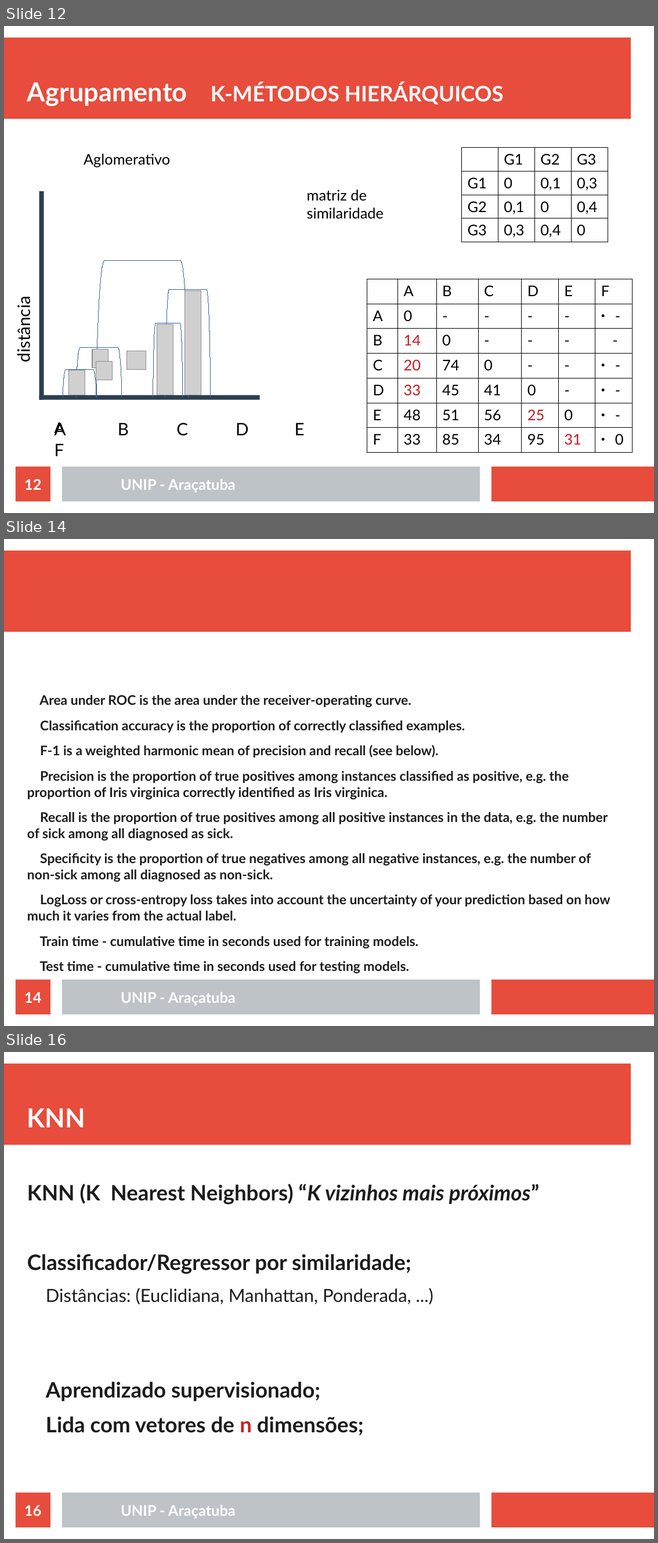
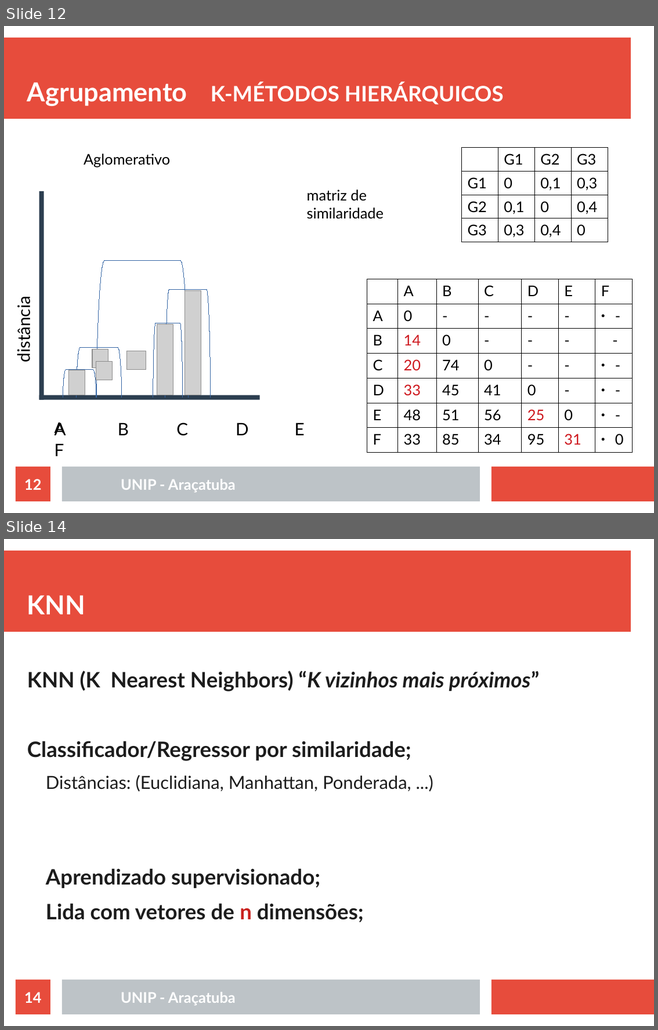
Before and after one commit to rafaelstojoao/pos-unip, a slide deck: [2020][modulo][Machine_Learning]/[aula]03[outrosAlgoritmos].odp. Shown one above the other, each under a label of ours: slides 12, 14 and 16 before the commit, slides 12 and 14 after it; the slides between them are not shown. The pictures are 658x1543 and 658x1030 pixels, drawn with LibreOffice and Linux fonts; fonts in the diff are those of the drawing; grey boxes stand for pictures. Boxes give left, top, right and bottom in pixels: in the first picture for what was removed or moved away, otherwise in the second. Text is boxed around its words. In the diff, an @@ line names an element or a change of style, - is before the commit and + after.

```diff
--- a/[2020][modulo][Machine_Learning]/[aula]03[outrosAlgoritmos].odp
+++ b/[2020][modulo][Machine_Learning]/[aula]03[outrosAlgoritmos].odp
@@ slide 14 removed at bbox=[4, 539, 654, 1026], background #FFFFFF; not listed: 3 template elements that a slide beside it also shows @@
@@ text removed at bbox=[27, 695, 610, 973] @@
-Area under ROC is the area under the receiver-operating curve.
-Classification accuracy is the proportion of correctly classified examples.
-F-1 is a weighted harmonic mean of precision and recall (see below).
-Precision is the proportion of true positives among instances classified as positive, e.g. the proportion of Iris virginica correctly identified as Iris virginica.
-Recall is the proportion of true positives among all positive instances in the data, e.g. the number of sick among all diagnosed as sick.
-Specificity is the proportion of true negatives among all negative instances, e.g. the number of non-sick among all diagnosed as non-sick.
-LogLoss or cross-entropy loss takes into account the uncertainty of your prediction based on how much it varies from the actual label.
-Train time - cumulative time in seconds used for training models.
-Test time - cumulative time in seconds used for testing models.
@@ page number removed at bbox=[16, 980, 50, 1015] @@
-14
@@ text removed at bbox=[121, 992, 235, 1005] @@
-UNIP - Araçatuba
@@ what was slide 16 is now slide 14 @@
@@ page number at bbox=[24, 992, 41, 1003]: text changed @@
-16
+14
```
Also in this commit, not shown: 3 slides changed, 3 slides added, 10 other slides removed, 5 other files.
